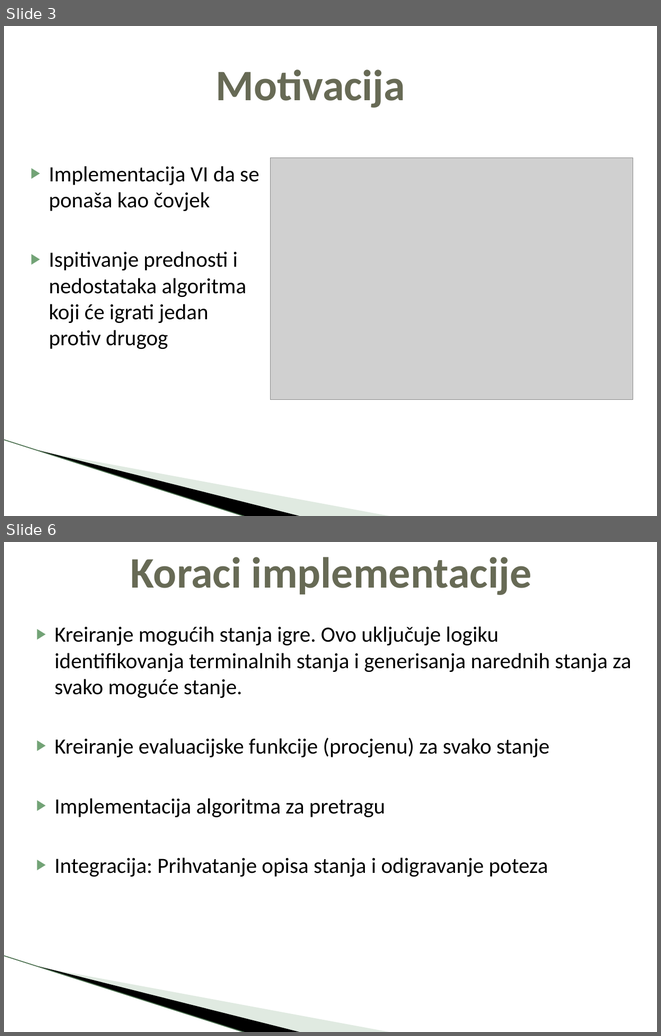
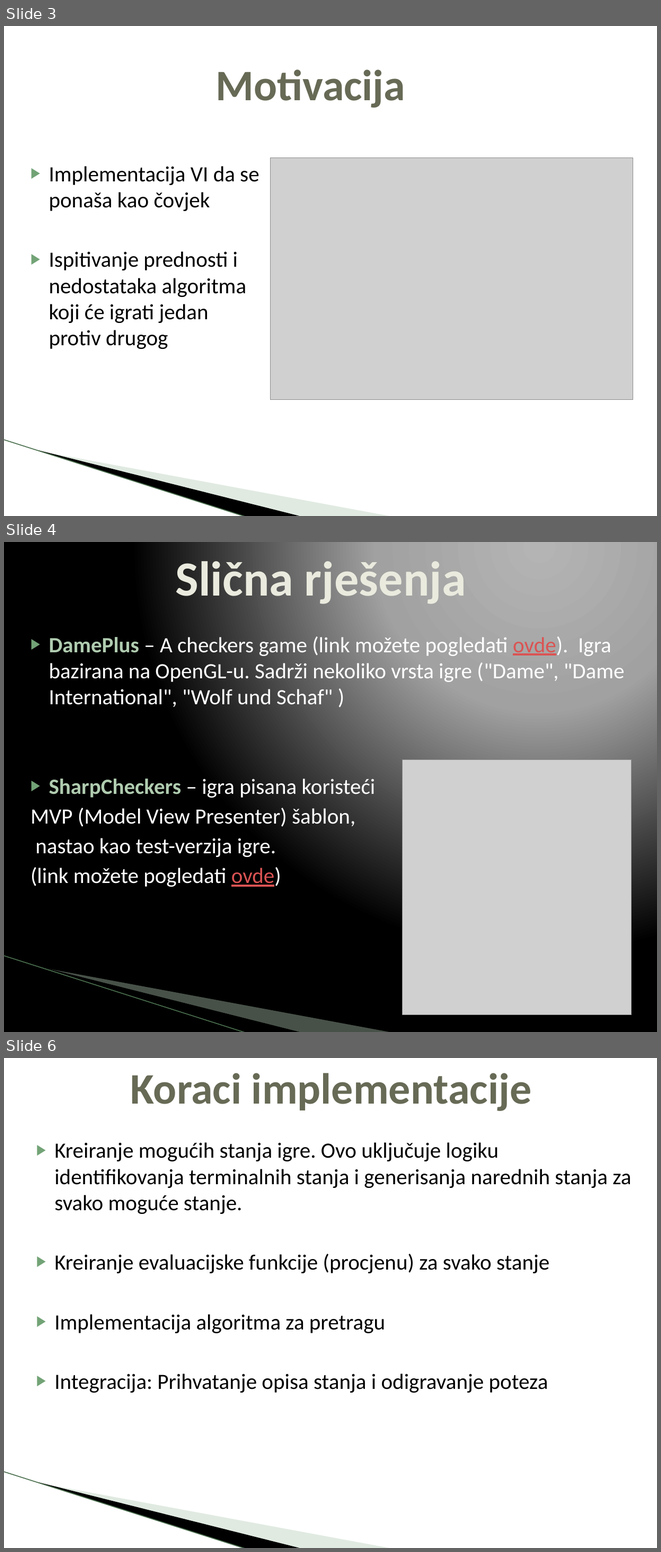
Before and after one commit to boimw/checkers, a slide deck: Projekat-Checkers.pptx. Shown one above the other, each under a label of ours: slides 3 and 6 before the commit, slides 3, 4 and 6 after it; the slides between them are not shown. The pictures are 661x1036 and 661x1552 pixels, drawn with LibreOffice and Linux fonts; fonts in the diff are those of the drawing; grey boxes stand for pictures; background and template pictures are left out. Boxes give left, top, right and bottom in pixels: in the first picture for what was removed or moved away, otherwise in the second. Text is boxed around its words. In the diff, an @@ line names an element or a change of style, - is before the commit and + after.

```diff
--- a/Projekat-Checkers.pptx
+++ b/Projekat-Checkers.pptx
@@ slide 4 added at (x1=4, y1=542, x2=657, y2=1032), background gradient #B4B4B4 to #A2A2A2 to #000000; not listed: 3 template elements that a slide beside it also shows @@
@@ title added at (x1=176, y1=555, x2=466, y2=608), 54 pt, text #EAEBDE, bold @@
+Slična rješenja
@@ text added at (x1=30, y1=636, x2=625, y2=886), 24 pt, text #FFFFFF @@
+▶ DamePlus – A checkers game (link možete pogledati ovde). Igra bazirana na OpenGL-u. Sadrži nekoliko vrsta igre ("Dame", "Dame International", "Wolf und Schaf" )
+▶ SharpCheckers – igra pisana koristeći
+MVP (Model View Presenter) šablon,
+nastao kao test-verzija igre.
+(link možete pogledati ovde)
@@ picture added at (x1=403, y1=759, x2=632, y2=1015) @@
```
Also in this commit, not shown: 3 slides changed, 4 other slides added, 3 slides removed, 52 other files.
